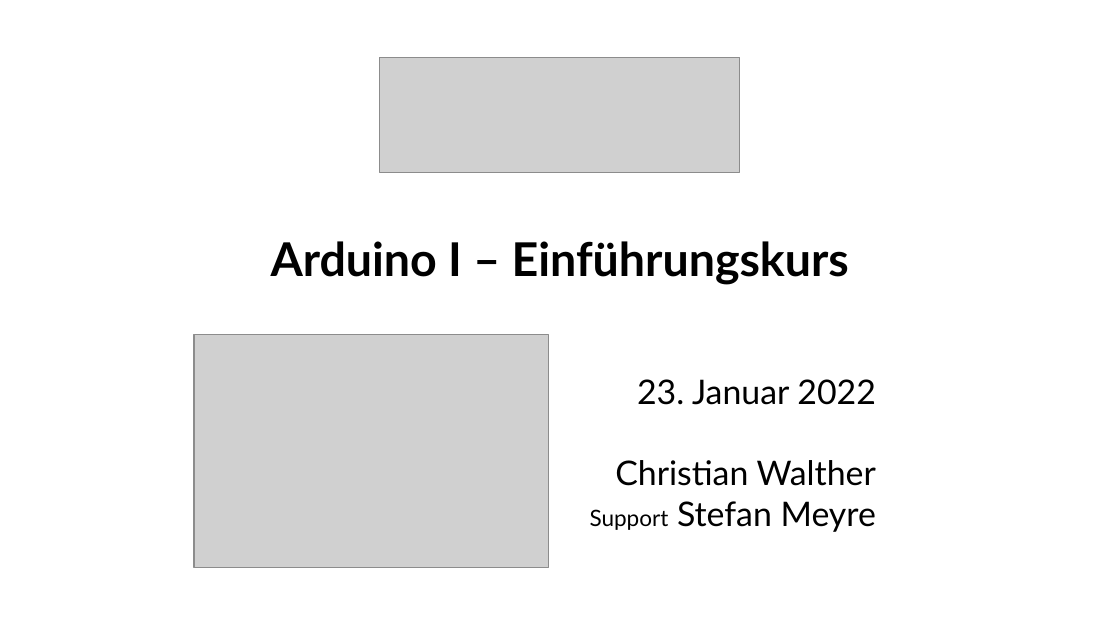
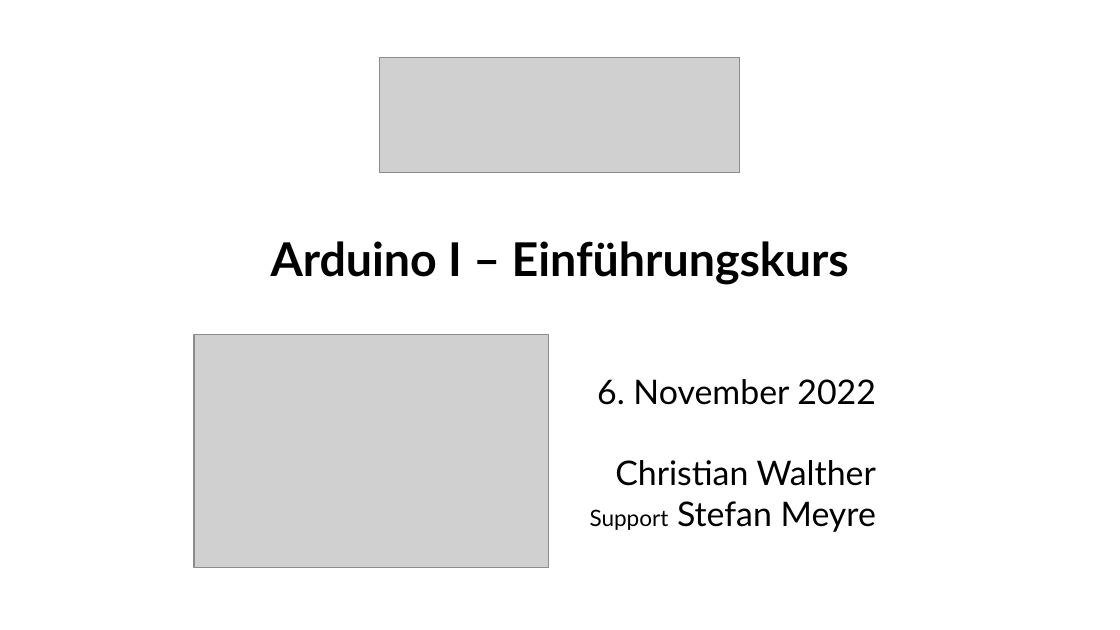
Before and after one commit to fablabwinti/workshop-arduino-1, a slide deck: slide 1 of ArduinoI.odp. Drawn at 1120x630 pixels with LibreOffice and Linux fonts; fonts in the diff are those of the drawing; grey boxes stand for pictures. Boxes give left, top, right and bottom in pixels: in the first picture for what was removed or moved away, otherwise in the second. Text is boxed around its words. In the diff, an @@ line names an element or a change of style, - is before the commit and + after.

Commit message:
Adjust title slide for 2022-11-06.

```diff
--- a/ArduinoI.odp
+++ b/ArduinoI.odp
@@ text at [597, 379, 876, 405]: text changed @@
-23. Januar 2022
+6. November 2022
```
Also in this commit, not shown: 1 other file.
